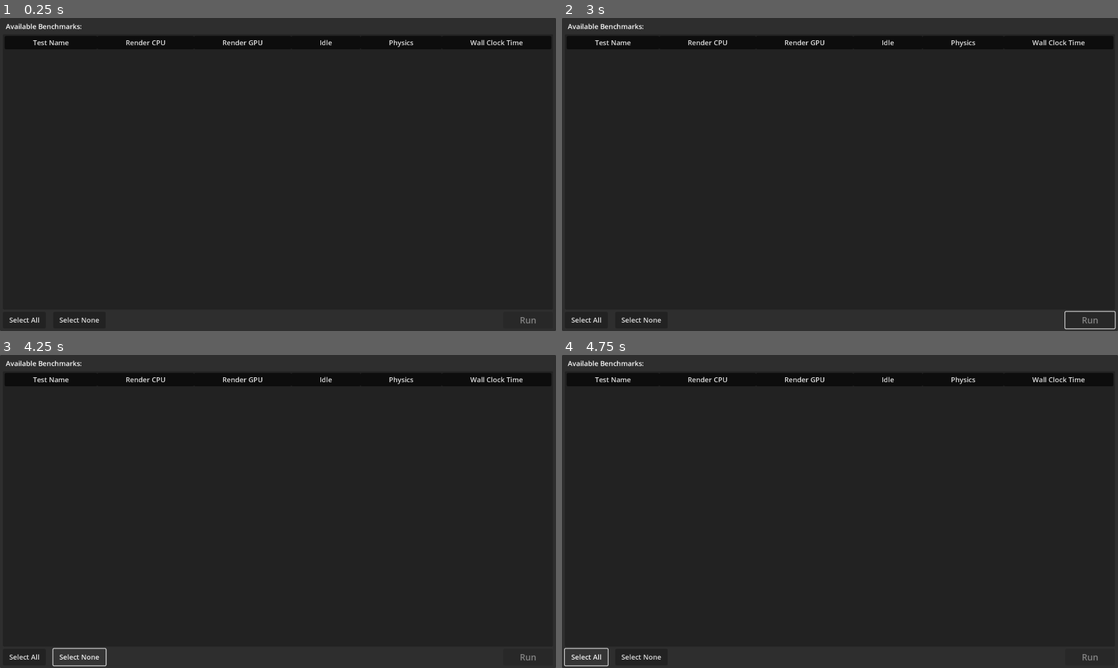
Above: before the commit, frames 1-4 (two rows, left to right).
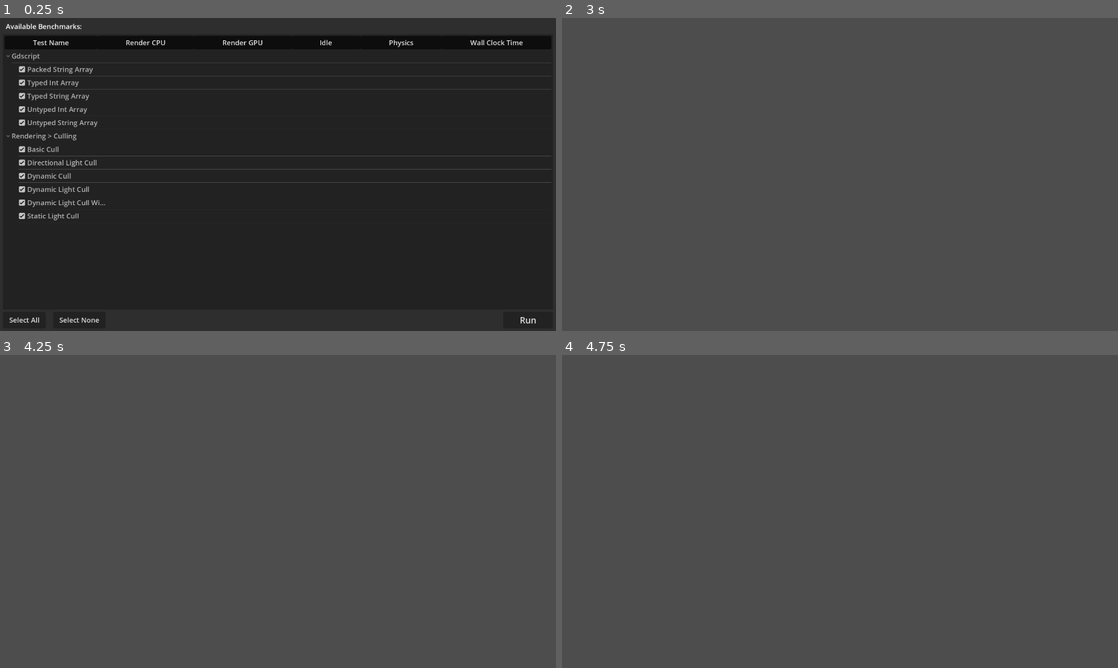
Above: after the commit, the same moments.

Repository: godotengine/godot-benchmarks
Game: Godot game, scene res://main.tscn
Two runs of this game, one before a commit and one after it. Both use one fixed random seed, a clock stepped at 60 frames per second and the inputs below.
Inputs (mouse positions are in pixels of both pictures, inside the frame that each line leads up to):
- Up to frame 1 (0.25 s): no input
- Up to frame 2 (3 s): click "Select All" at 0.5 s; click "Select None" at 1.25 s; click "Select All" at 2 s; click (1090, 321) at 2.75 s, where only the run after the commit has a clickable "Run"
- Up to frame 3 (4.25 s): click (77, 658) at 3.5 s, where only the run before the commit has a clickable "Select None"
- Up to frame 4 (4.75 s): click (584, 658) at 4.25 s, where only the run before the commit has a clickable "Select All"

The runs differ from the first frame. In frame 1, 2.2% of the frame differs, in the area x 1-100%, y 11-98%; in frame 2, 100%, in the area x 0-100%, y 0-100%; in frame 3, 99%; in frame 4, 99%.
Error before the commit: Parse Error: Identifier "Directory" not declared in the current scope. Did you mean to use "DirAccess"? (res://manager.gd:47)

Commit message:
Store engine binary size in benchmark result files
This can be used for binary size comparisons over time. Build type
is now more granular (editor, debug template, release template) as
this will be needed for fair binary size comparisons.

Diff:
--- a/manager.gd
+++ b/manager.gd
@@ -44,8 +44,8 @@
 ## Returns file paths ending with `.tscn` within a folder, recursively.
 func dir_contents(path: String, contents: PackedStringArray = PackedStringArray()) -> PackedStringArray:
 
-	var dir := Directory.new()
-	if dir.open(path) == OK:
+	var dir := DirAccess.open(path)
+	if dir:
 		dir.list_dir_begin()
 		var file_name = dir.get_next()
 		while file_name != "":
@@ -207,10 +207,8 @@
 
 		if not save_json_to_path.is_empty():
 			print("Saving JSON output to: %s" % save_json_to_path)
-			var file := File.new()
-			file.open(save_json_to_path, File.WRITE)
+			var file := FileAccess.open(save_json_to_path, FileAccess.WRITE)
 			file.store_string(JSON.stringify(get_results_dict()))
-			file.close()
 
 		if run_from_cli:
 			# Automatically exit after running benchmarks for automation purposes.
@@ -225,11 +223,17 @@
 	else:
 		version_string = "v%d.%d.%s.%s" % [version_info.major, version_info.minor, version_info.status, version_info.build]
 
+	var engine_binary := FileAccess.open(OS.get_executable_path(), FileAccess.READ)
 	var dict := {
 		engine = {
 			version = version_string,
 			version_hash = version_info.hash,
-			build_type = "debug" if OS.is_debug_build() else "release",
+			build_type = (
+					"editor" if OS.has_feature("editor")
+					else "template_debug" if OS.is_debug_build()
+					else "template_release"
+			),
+			binary_size = engine_binary.get_length(),
 		},
 		system = {
 			os = OS.get_name(),
